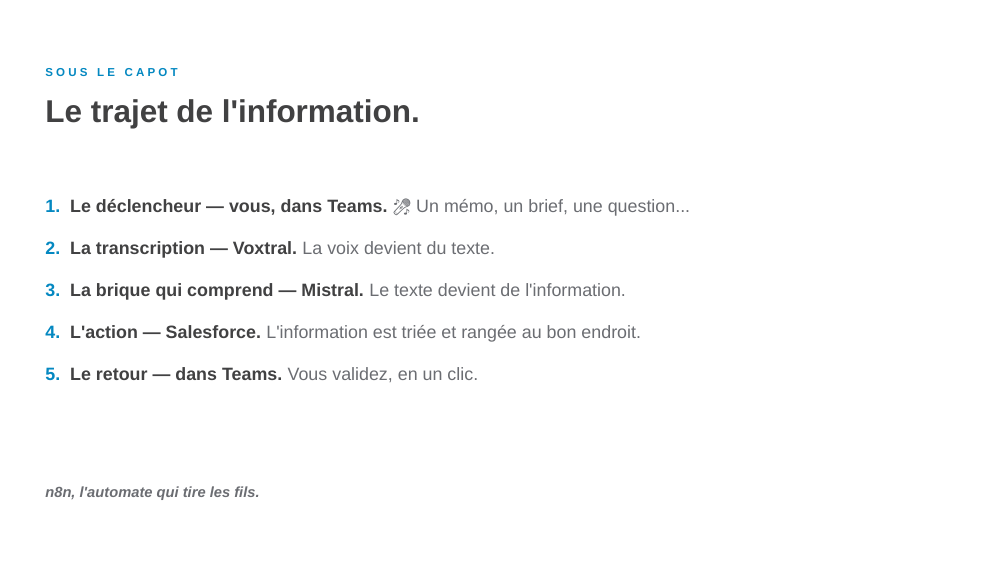
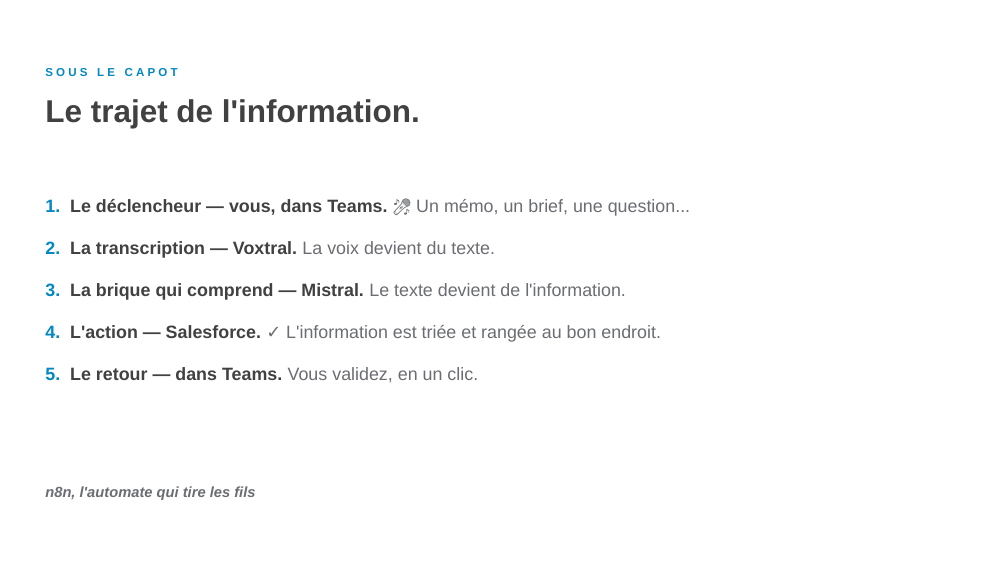
Before and after one commit to felixuniversityca-svg/task-dashboard, a slide deck: slide 3 of LIA-concretement-Capital-Croissance.pptx. Drawn at 1008x567 pixels with LibreOffice and Linux fonts; fonts in the diff are those of the drawing. Boxes give left, top, right and bottom in pixels: in the first picture for what was removed or moved away, otherwise in the second. Text is boxed around its words. In the diff, an @@ line names an element or a change of style, - is before the commit and + after.

```diff
--- a/LIA-concretement-Capital-Croissance.pptx
+++ b/LIA-concretement-Capital-Croissance.pptx
@@ text at (x1=45, y1=325, x2=661, y2=342): text changed @@
-4. L'action — Salesforce. L'information est triée et rangée au bon endroit.
+4. L'action — Salesforce. ✓ L'information est triée et rangée au bon endroit.
@@ text at (x1=45, y1=486, x2=255, y2=500): text changed @@
-n8n, l'automate qui tire les fils.
+n8n, l'automate qui tire les fils
```
Also in this commit, not shown: 8 other slides changed.
